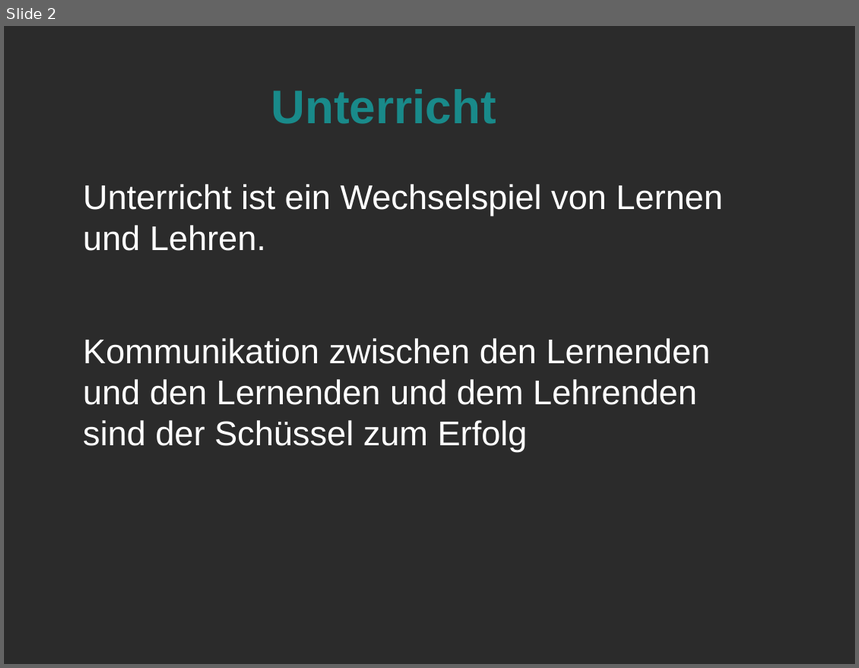
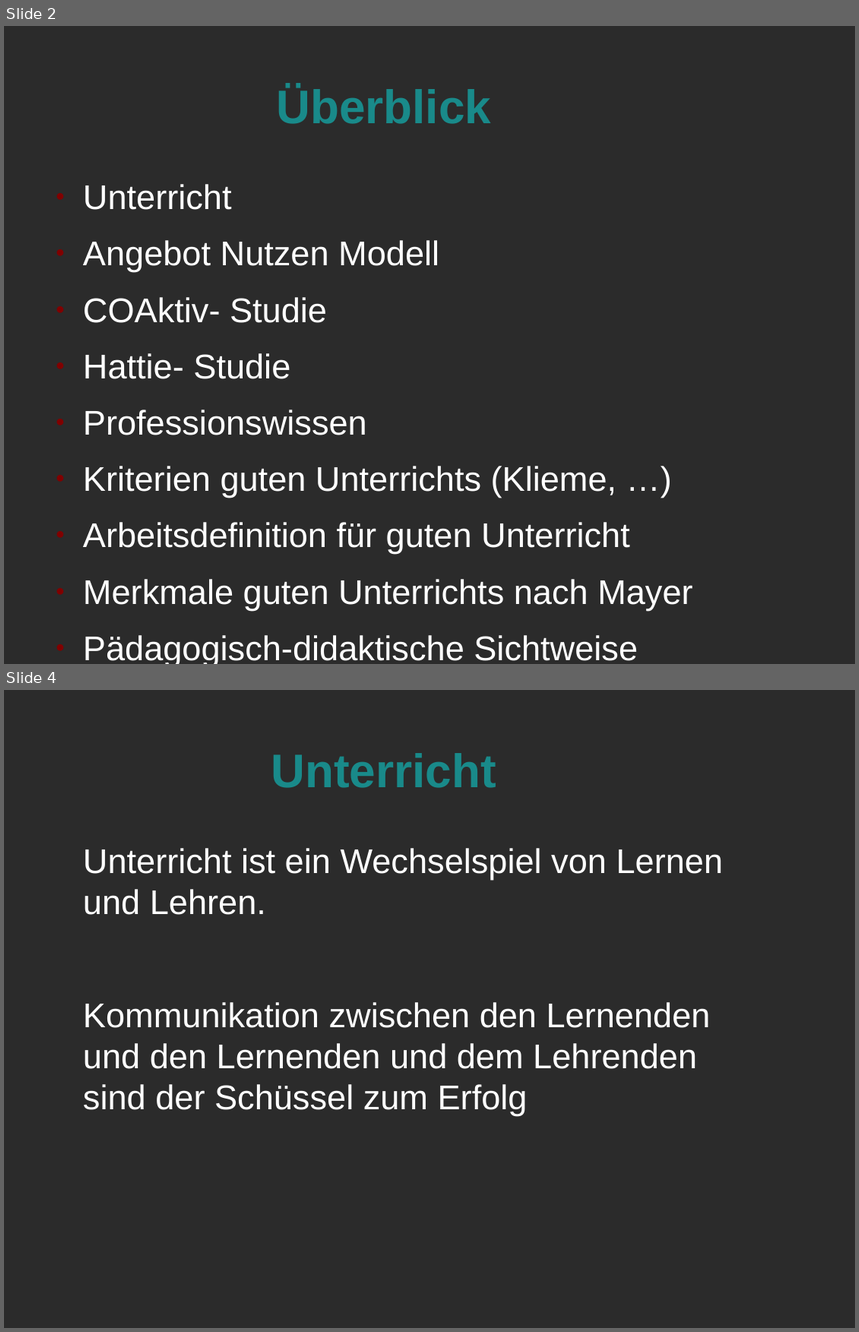
Before and after one commit to LorenzMueller/SS19, a slide deck: Mathe Didaktik/Präsentation.odp. Shown one above the other, each under a label of ours: slide 2 before the commit, slides 2 and 4 after it; the slides between them are not shown. The pictures are 859x668 and 859x1332 pixels, drawn with LibreOffice and Linux fonts; fonts in the diff are those of the drawing; background and template pictures are left out; a plain dark background stands for a picture behind light text. Boxes give left, top, right and bottom in pixels: in the first picture for what was removed or moved away, otherwise in the second. Text is boxed around its words. In the diff, an @@ line names an element or a change of style, - is before the commit and + after.

```diff
--- a/Mathe Didaktik/Präsentation.odp
+++ b/Mathe Didaktik/Präsentation.odp
@@ slide 2 added at <box>4,26,855,664</box>, background picture (left out) @@
@@ title added at <box>276,85,491,124</box>, 44 pt, text #198A8A, bold @@
+Überblick
@@ text added at <box>83,184,693,664</box>, 32 pt, text #FFFFFF @@
+● Unterricht
+● Angebot Nutzen Modell
+● COAktiv- Studie
+● Hattie- Studie
+● Professionswissen
+● Kriterien guten Unterrichts (Klieme, …)
+● Arbeitsdefinition für guten Unterricht
+● Merkmale guten Unterrichts nach Mayer
+● Pädagogisch-didaktische Sichtweise
@@ what was slide 2 is now slide 4 @@
```
Also in this commit, not shown: 4 slides changed, 4 other slides added, 2 other files.
